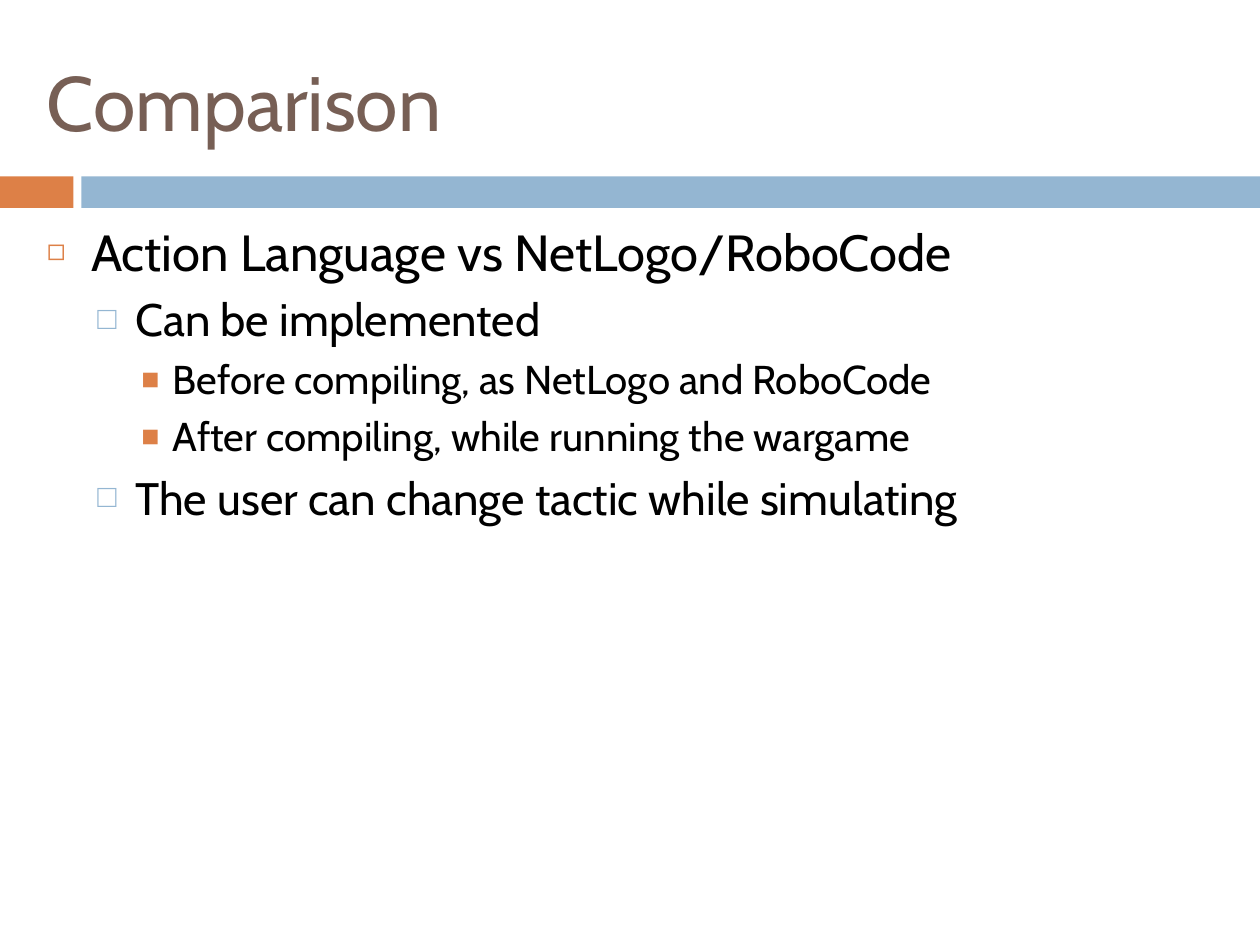
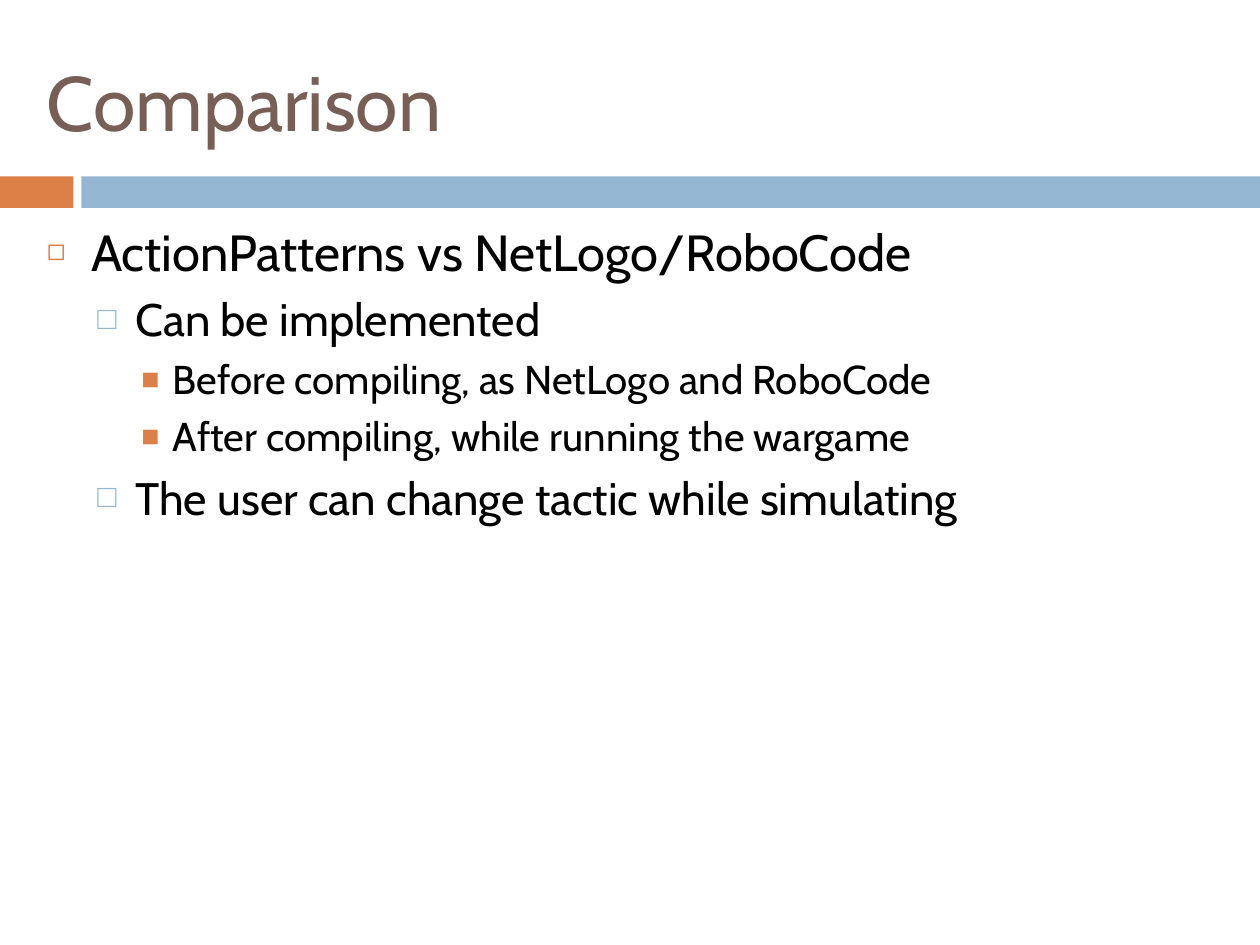
Before and after one commit to henrikklarup/sw402a, a slide deck: slide 33 of Project/præsentation/lasse.pptx (slide 31 before the commit). Drawn at 1260x945 pixels with LibreOffice and Linux fonts; fonts in the diff are those of the drawing. Boxes give left, top, right and bottom in pixels: in the first picture for what was removed or moved away, otherwise in the second. Text is boxed around its words. In the diff, an @@ line names an element or a change of style, - is before the commit and + after.

```diff
--- a/Project/præsentation/lasse.pptx
+++ b/Project/præsentation/lasse.pptx
@@ text at [91,233,912,283]: text changed @@
-◻ Action Language vs NetLogo/RoboCode
+◻ ActionPatterns vs NetLogo/RoboCode
```
Also in this commit, not shown: 4 other slides changed, 2 slides added.
